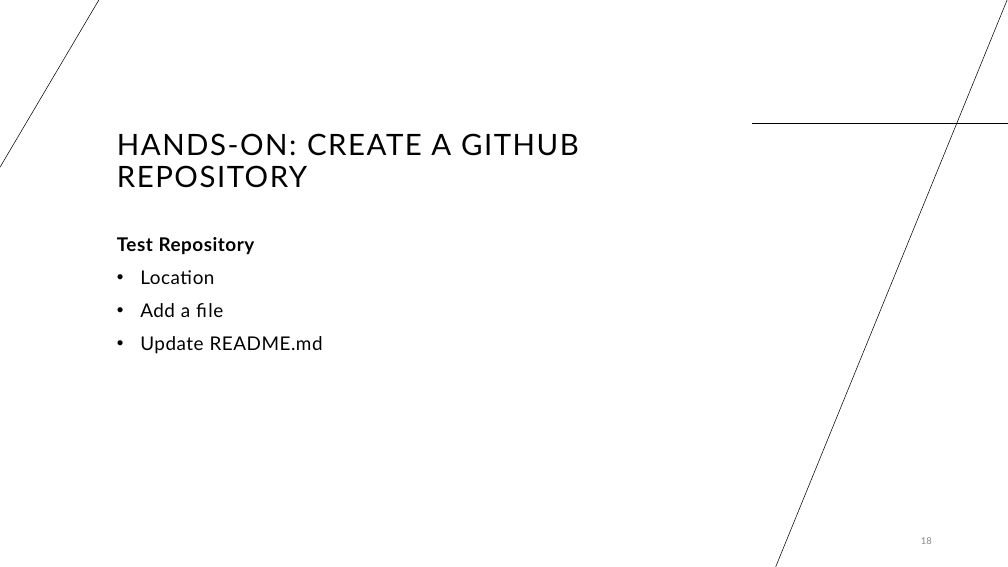
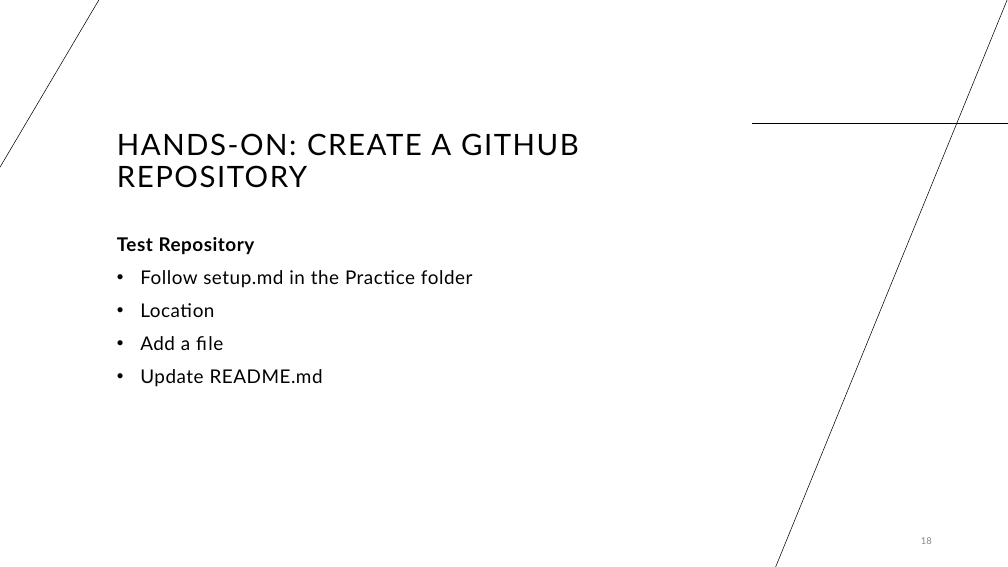
Before and after one commit to cassandra-hui/GitHub-Workshop, a slide deck: slide 18 of Day_1.pptx. Drawn at 1008x567 pixels with LibreOffice and Linux fonts; fonts in the diff are those of the drawing. Boxes give left, top, right and bottom in pixels: in the first picture for what was removed or moved away, otherwise in the second. Text is boxed around its words. In the diff, an @@ line names an element or a change of style, - is before the commit and + after.

```diff
--- a/Day_1.pptx
+++ b/Day_1.pptx
@@ text at (140, 270, 473, 288): paragraph added @@
+  • Follow setup.md in the Practice folder
```
Also in this commit, not shown: 1 other slide changed, 1 slide added, 1 other file.
